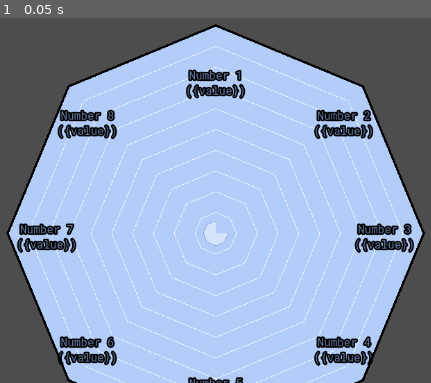
Above: before the commit, frame 1.
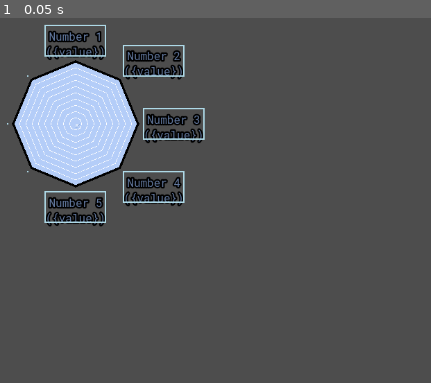
Above: after the commit, the same moment.

Repository: TheLsbt/godot_radar_graph
Game: Godot game, scene res://src/debug.tscn
Same seed, same stepped clock (60 frames per second), same inputs: the game is played once before the commit and once after it. The project has no main scene, so this scene is started directly.
Inputs:
- Up to frame 1 (0.05 s): no input

The runs differ from the first frame. In frame 1, 72% of the frame differs, in the area x 1-99%, y 1-100%.

Commit message:
Added single line checks

Diff:
--- a/src/debug.tscn
+++ b/src/debug.tscn
@@ -11,11 +11,11 @@
 [node name="RadarGraph" type="Control" parent="."]
 layout_mode = 3
 anchors_preset = 0
-offset_right = 600.0
-offset_bottom = 600.0
+offset_right = 283.0
+offset_bottom = 284.0
 script = ExtResource("2_k8q7i")
 key_count = 8
-radius = 300.0
+radius = 90.0
 key_items = Array[Dictionary]([{
 "title": "Number 1
 ({value})",
@@ -47,30 +47,23 @@
 "use_custom_color": false,
 "value": 6.0
 }, {
-"title": "Number 6
-({value})",
+"title": "",
 "tooltip": "",
-"use_custom_color": false,
-"value": 6.0
+"value": 0.0
 }, {
-"title": "Number 7
-({value})",
-"tooltip": "This tooltip belongs to number 7",
-"use_custom_color": false,
-"value": 6.0
+"title": "",
+"tooltip": "",
+"value": 0.0
 }, {
-"title": "Number 8
-({value})",
+"title": "",
 "tooltip": "",
-"use_custom_color": false,
-"value": 6.0
+"value": 0.0
 }])
 step = 0.2
 rounded = true
 font = ExtResource("3_kfrwk")
 font_color = Color(0.390598, 0.47869, 0.630208, 1)
 font_outline_size = 9
-title_seperation = -100.0
 background_color = Color(0.705058, 0.802439, 0.972596, 1)
 background_outline_width = 3.22
 graph_color = Color(0.8394, 0.89315, 0.984997, 1)
@@ -81,6 +74,7 @@
 guide_width = 0.7
 guide_step = 10.0
 draw_order = PackedStringArray("background", "guides", "graph", "graph_outline", "titles", "background_outline")
+debug_draw = true
 items/key_0/value = 6.0
 items/key_0/title = "Number 1
 ({value})"
@@ -101,15 +95,12 @@
 items/key_4/title = "Number 5
 ({value})"
 items/key_4/tooltip = ""
-items/key_5/value = 6.0
-items/key_5/title = "Number 6
-({value})"
+items/key_5/value = 0.0
+items/key_5/title = ""
 items/key_5/tooltip = ""
-items/key_6/value = 6.0
-items/key_6/title = "Number 7
-({value})"
-items/key_6/tooltip = "This tooltip belongs to number 7"
-items/key_7/value = 6.0
-items/key_7/title = "Number 8
-({value})"
+items/key_6/value = 0.0
+items/key_6/title = ""
+items/key_6/tooltip = ""
+items/key_7/value = 0.0
+items/key_7/title = ""
 items/key_7/tooltip = ""
--- a/src/radar_graph.gd
+++ b/src/radar_graph.gd
@@ -170,7 +170,11 @@
 @export var draw_order: PackedStringArray = CleanDrawOrder:
 	set(value):
 		draw_order = value
-		queue_redraw()
+@export var debug_draw := false:
+	set(value):
+		debug_draw = value
+		queue_redraw()
+@export_group("")
 
 var _encompassing_rect: Rect2
 var _title_rect_cache: Array[Rect2] = []
@@ -178,7 +182,6 @@
 var radius_v2: Vector2:
 	get:
 		return Vector2(radius, radius)
-@export_group("")
 
 
 #region User
@@ -334,6 +337,8 @@
 			title, HORIZONTAL_ALIGNMENT_LEFT, -1, font_size)
 		var first_line_size := title_font.get_string_size(
 			title.get_slice("\n", 0), HORIZONTAL_ALIGNMENT_CENTER, title_size.x, font_size)
+		var line_count := title.get_slice_count("\n")
+		var one_line := line_count == 1
 
 		var point_pos := _get_polygon_point(index)
 		var direction := radius_v2.direction_to(point_pos)
@@ -345,11 +350,18 @@
 		var location := _get_point_as_location(point_pos)
 		match location:
 			TitleLocation.TOP_LEFT:
-				font_offset = Vector2(-title_size.x, -first_line_size.y)
+				if one_line:
+					font_offset = Vector2(-title_size.x, 0)
+				else:
+					font_offset = Vector2(-title_size.x, -first_line_size.y)
 			TitleLocation.TOP_CENTER:
-				font_offset = Vector2(-title_size.x / 2, -first_line_size.y)
+				if one_line:
+					font_offset = Vector2(-title_size.x / 2, 0)
+				else:
+					font_offset = Vector2(-title_size.x / 2, -first_line_size.y)
 			TitleLocation.TOP_RIGHT:
-				font_offset = Vector2(0, -first_line_size.y)
+				if not one_line:
+					font_offset = Vector2(0, -first_line_size.y)
 			TitleLocation.CENTER_LEFT:
 				font_offset = Vector2(-title_size.x, (-title_size.y * 0.5) + first_line_size.y)
 			TitleLocation.CENTER_RIGHT:
@@ -363,6 +375,7 @@
 
 		_title_rect_cache.append(
 			Rect2(font_pos + font_offset - Vector2(0, first_line_size.y), title_size))
+
 
 
 func _get_minimum_size() -> Vector2:
@@ -511,6 +524,11 @@
 			printerr("No draw method found for ", i)
 			continue
 		call(method)
+
+	if debug_draw:
+		for t in _title_rect_cache:
+			draw_rect(t, Color.LIGHT_BLUE, false, 2)
+
 	draw_set_transform(Vector2.ZERO)
 
 
